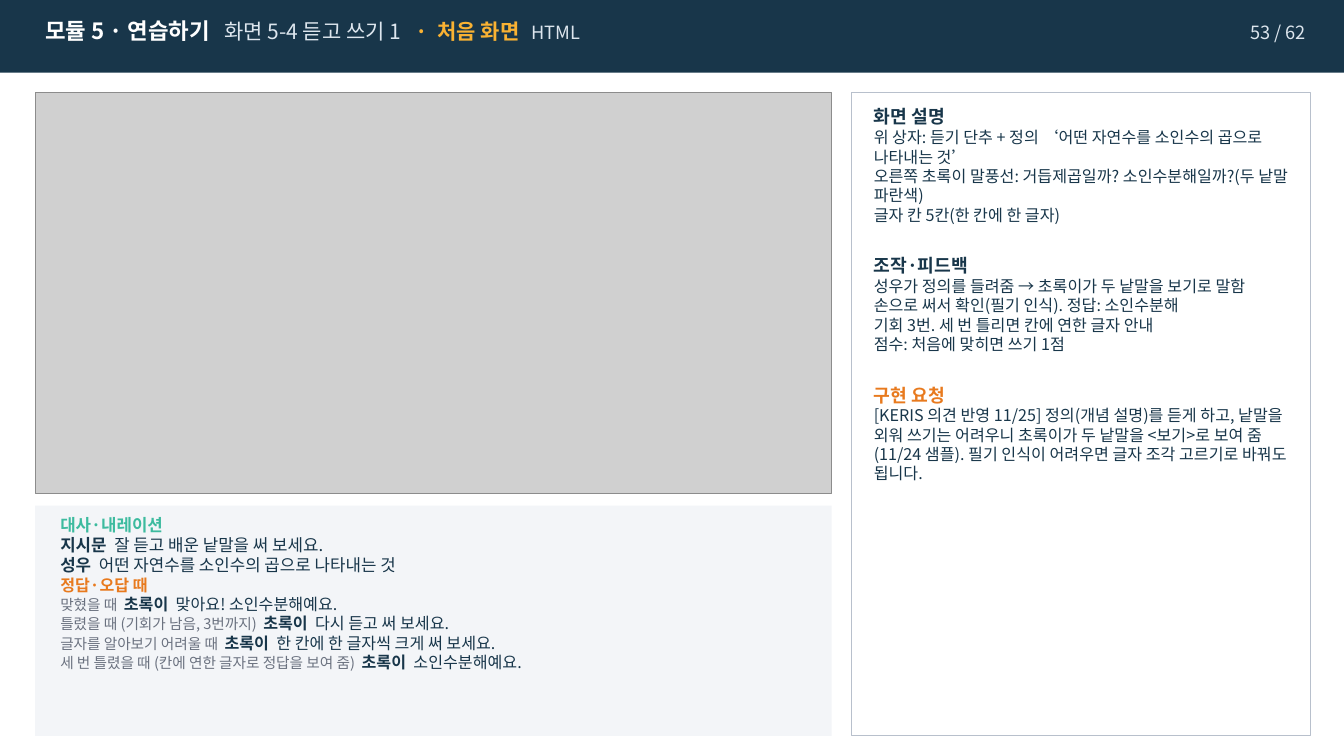
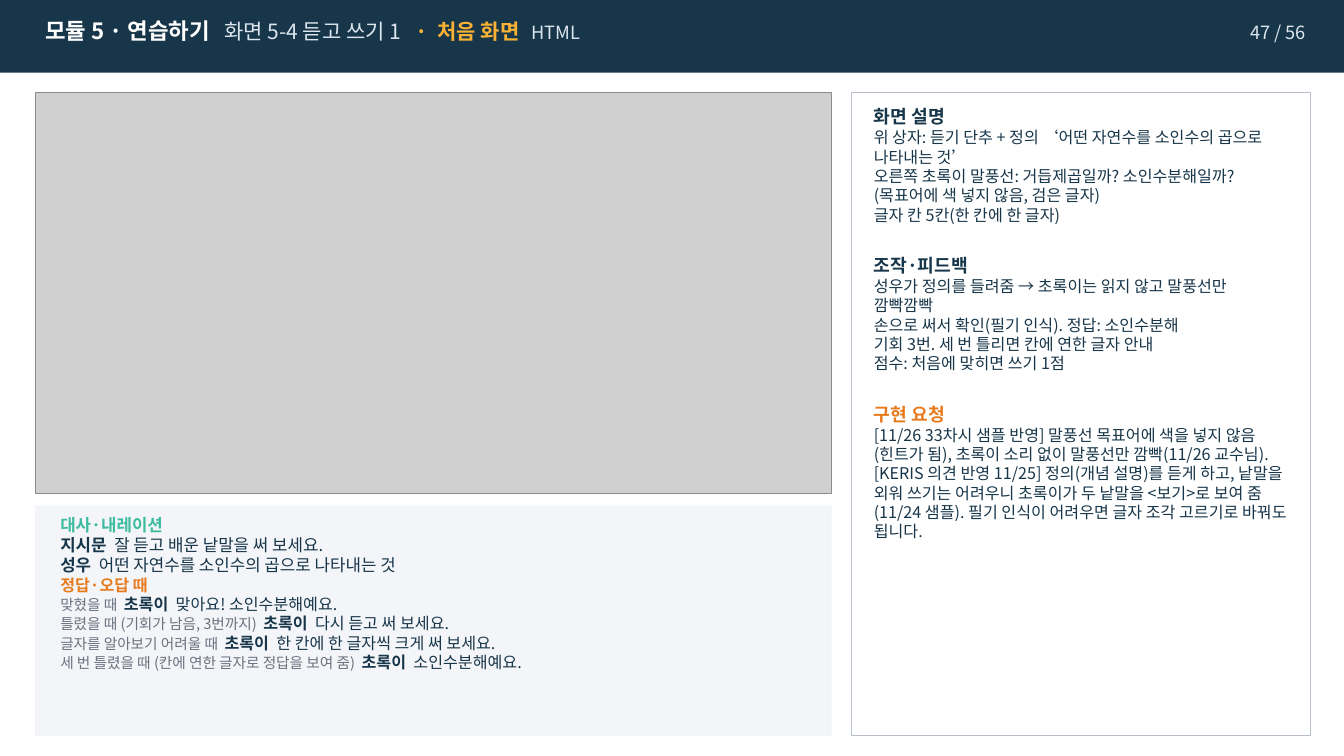
Before and after one commit to j333333766-hub/ksl-math-vocab-kit, a slide deck: slide 47 of 샘플/07차시_소인수분해_조창현_v7-1_스토리보드.pptx (slide 53 before the commit). Drawn at 1344x756 pixels with LibreOffice and Linux fonts; fonts in the diff are those of the drawing; grey boxes stand for pictures. Boxes give left, top, right and bottom in pixels: in the first picture for what was removed or moved away, otherwise in the second. Text is boxed around its words. In the diff, an @@ line names an element or a change of style, - is before the commit and + after.

```diff
--- a/샘플/07차시_소인수분해_조창현_v7-1_스토리보드.pptx
+++ b/샘플/07차시_소인수분해_조창현_v7-1_스토리보드.pptx
@@ text at (x1=1250, y1=25, x2=1305, y2=39): text changed @@
-53 / 62
+47 / 56
@@ text at (x1=874, y1=168, x2=1234, y2=204): text changed @@
-오른쪽 초록이 말풍선: 거듭제곱일까? 소인수분해일까?(두 낱말 파란색)
+오른쪽 초록이 말풍선: 거듭제곱일까? 소인수분해일까?(목표어에 색 넣지 않음, 검은 글자)
@@ text at (x1=874, y1=278, x2=1226, y2=313): text changed @@
-성우가 정의를 들려줌 → 초록이가 두 낱말을 보기로 말함
+성우가 정의를 들려줌 → 초록이는 읽지 않고 말풍선만 깜빡깜빡
@@ text at (x1=874, y1=427, x2=1287, y2=539): text changed @@
-[KERIS 의견 반영 11/25] 정의(개념 설명)를 듣게 하고, 낱말을 외워 쓰기는 어려우니 초록이가 두 낱말을 <보기>로 보여 줌(11/24 샘플). 필기 인식이 어려우면 글자 조각 고르기로 바꿔도 됩니다.
+[11/26 33차시 샘플 반영] 말풍선 목표어에 색을 넣지 않음(힌트가 됨), 초록이 소리 없이 말풍선만 깜빡(11/26 교수님). [KERIS 의견 반영 11/25] 정의(개념 설명)를 듣게 하고, 낱말을 외워 쓰기는 어려우니 초록이가 두 낱말을 <보기>로 보여 줌(11/24 샘플). 필기 인식이 어려우면 글자 조각 고르기로 바꿔도 됩니다.
```
Also in this commit, not shown: 58 other slides changed, 7 slides removed, 10 other files.
